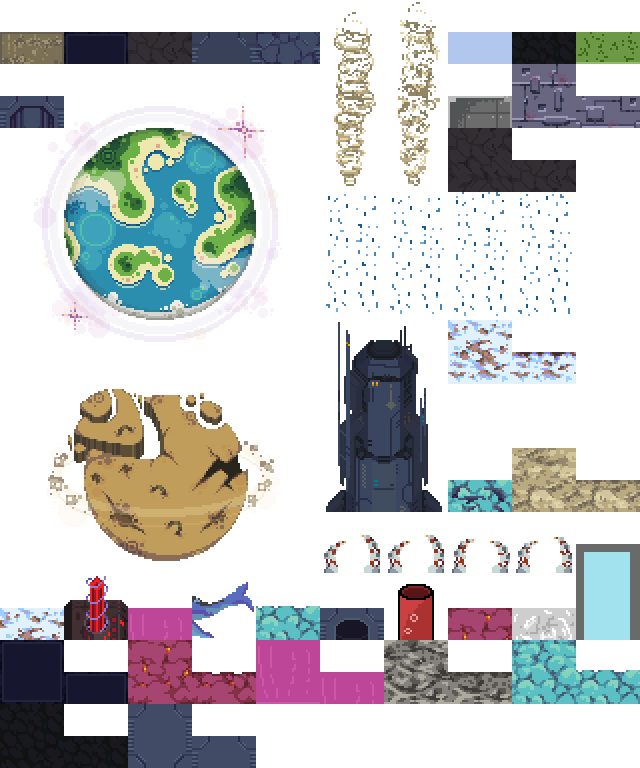
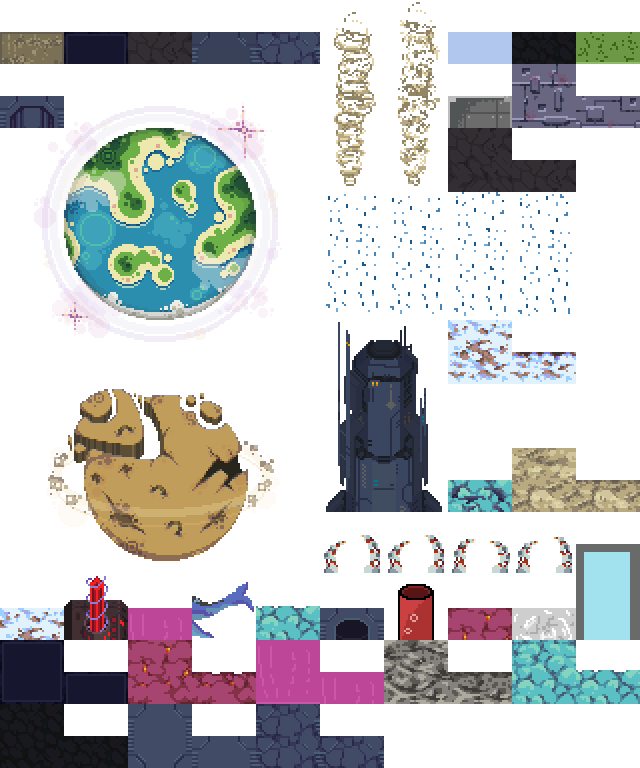
Two versions of the same layered image (640 × 768). Layer-by-layer changes:
added layer "wall-ship-above-damaged" (1st of 2) above "wall-ship-above-damage" over 256, 704, 320, 736
added layer "wall-ship-above-damage" (1st of 3) above "wall-ship-above-damage" over 320, 736, 384, 768
added layer "wall-ship-above-damage" (2nd of 3) above "wall-ship-above-damage" over 256, 736, 320, 768
